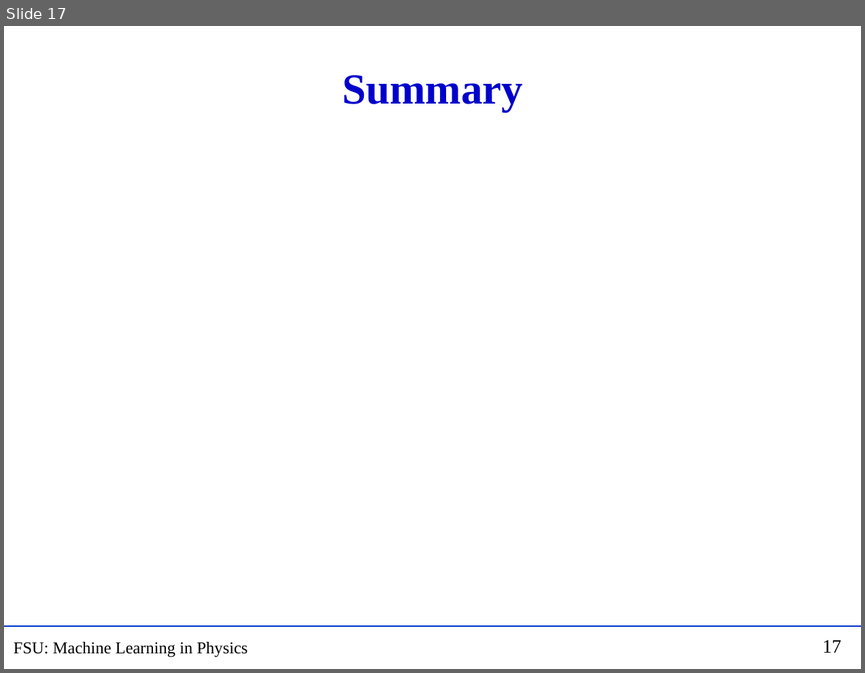
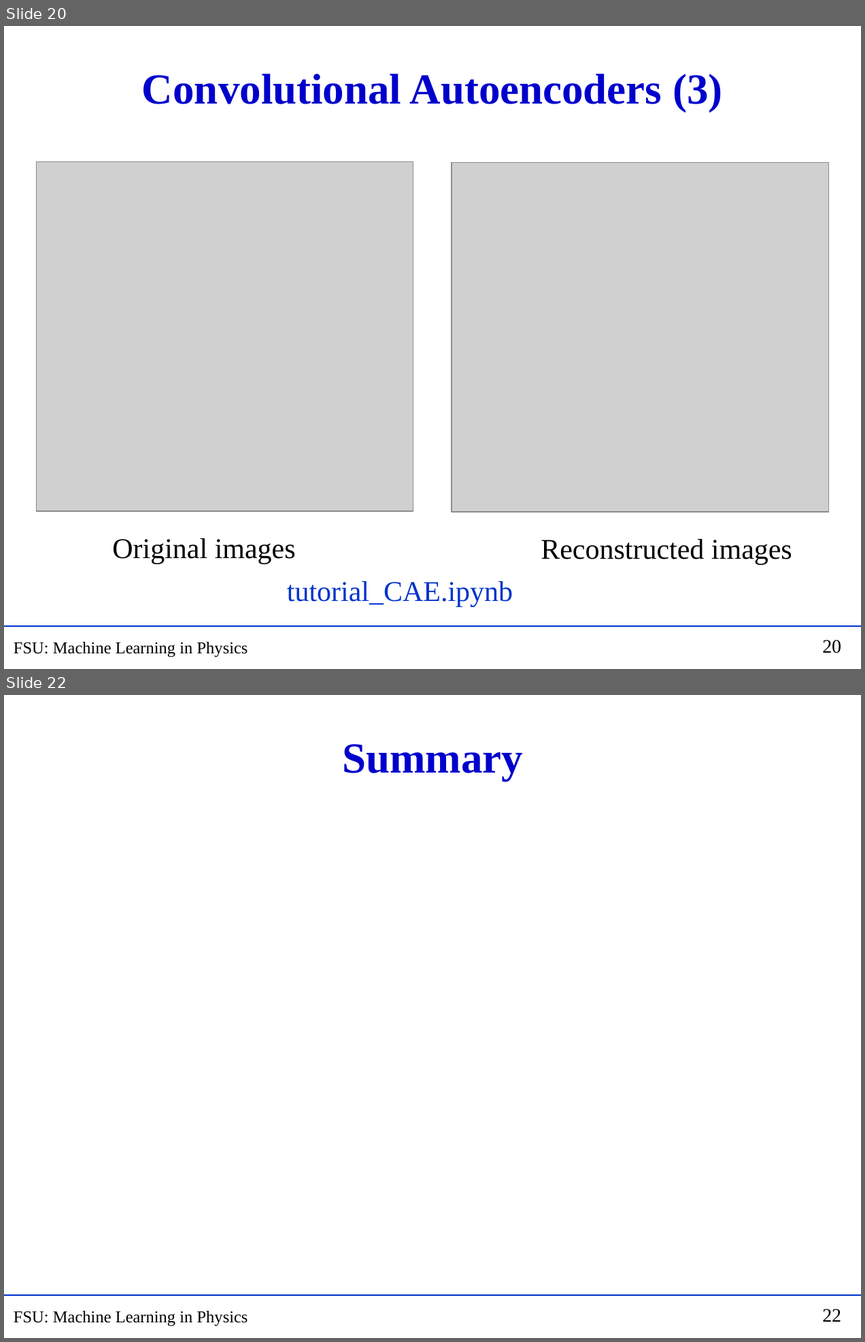
Before and after one commit to hbprosper/mlinphysics, a slide deck: Lectures/05.AE/Lecture_AE.pptx. Shown one above the other, each under a label of ours: slide 17 before the commit, slides 20 and 22 after it; the slides between them are not shown. The pictures are 865x673 and 865x1342 pixels, drawn with LibreOffice and Linux fonts; fonts in the diff are those of the drawing; grey boxes stand for pictures. Boxes give left, top, right and bottom in pixels: in the first picture for what was removed or moved away, otherwise in the second. Text is boxed around its words. In the diff, an @@ line names an element or a change of style, - is before the commit and + after.

```diff
--- a/Lectures/05.AE/Lecture_AE.pptx
+++ b/Lectures/05.AE/Lecture_AE.pptx
@@ slide 20 added at [4, 26, 861, 669], background #FFFFFF; not listed: 3 template elements that a slide beside it also shows @@
@@ title added at [142, 74, 722, 112], 36 pt, text #0000CC, bold @@
+Convolutional Autoencoders (3)
@@ picture added at [37, 161, 413, 511] @@
@@ picture added at [451, 162, 828, 512] @@
@@ text added at [112, 538, 296, 564], 24 pt, text #000000 @@
+Original images
@@ text added at [541, 539, 792, 565], 24 pt, text #000000 @@
+Reconstructed images
@@ text added at [287, 581, 513, 607], 24 pt, text #0033CC @@
+tutorial_CAE.ipynb
@@ what was slide 17 is now slide 22 @@
@@ page number at [822, 1308, 841, 1321]: text changed @@
-17
+22
```
Also in this commit, not shown: 9 slides changed, 7 other slides added, 3 slides removed, 2 other files.
